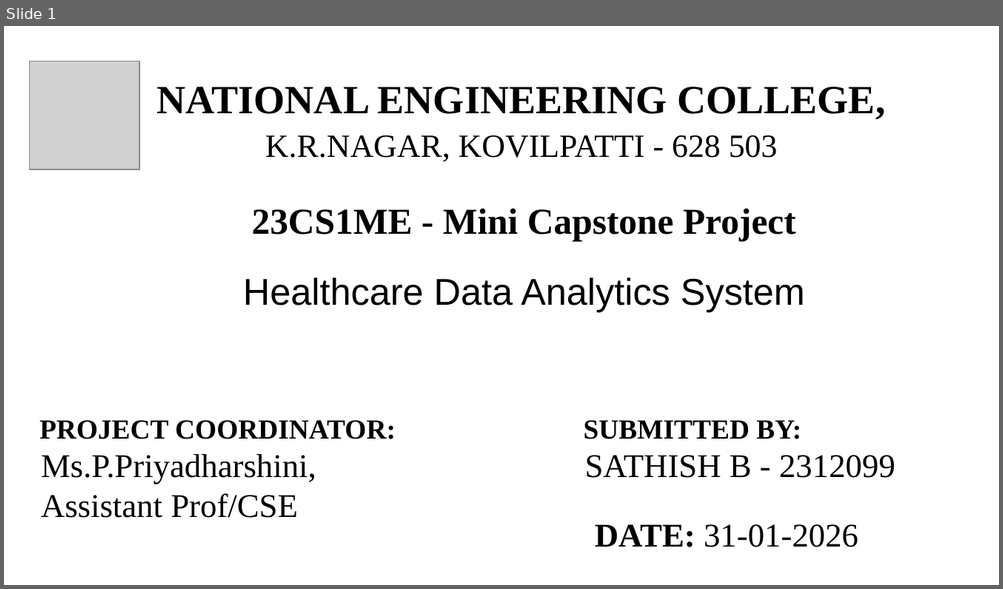
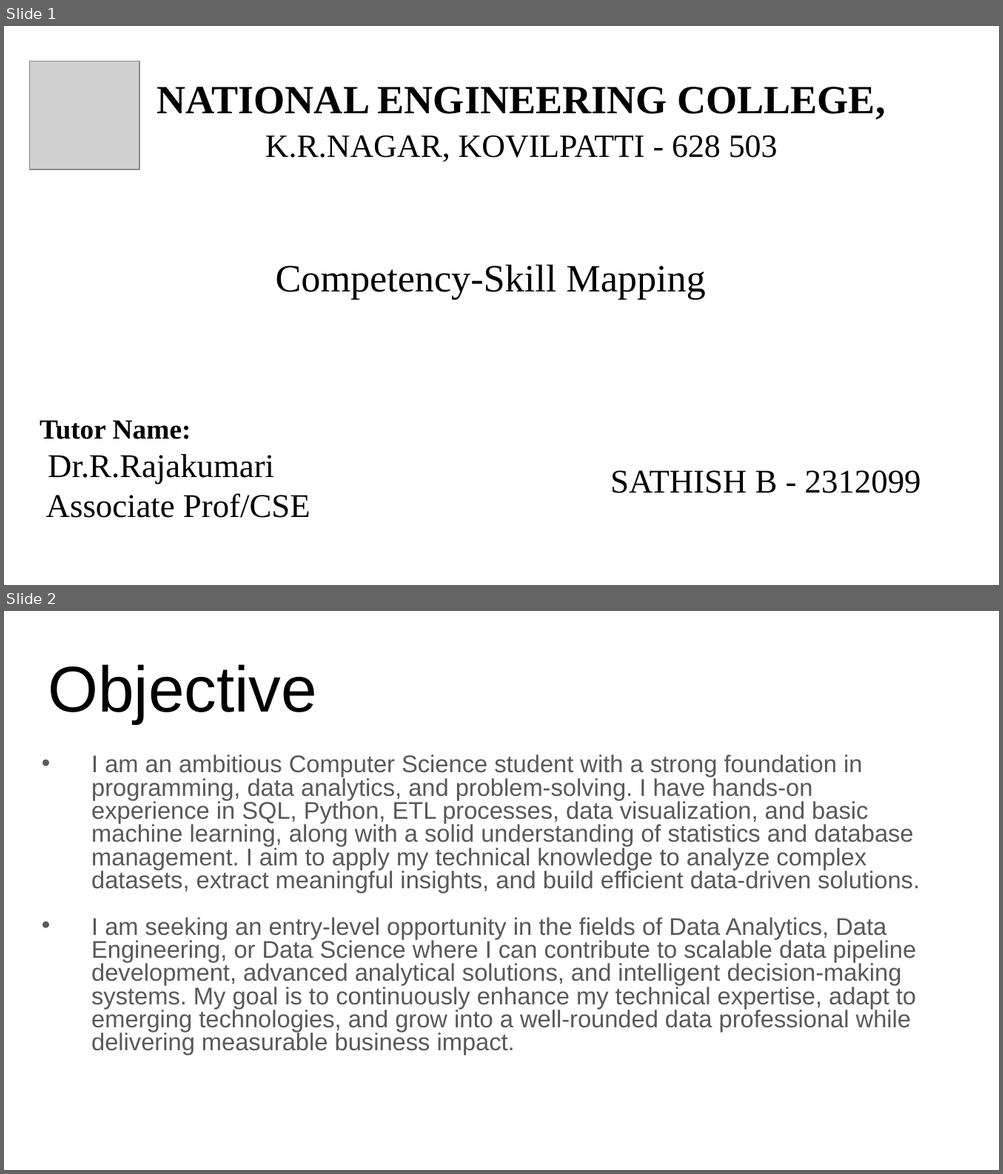
Before and after one commit to Sathish-2399/Healthcare_Data_Analytics_System, a slide deck: MCP_Sathish_99_review2.pptx. Shown one above the other, each under a label of ours: slide 1 before the commit, slides 1 and 2 after it. The pictures are 1003x589 and 1003x1174 pixels, drawn with LibreOffice and Linux fonts; fonts in the diff are those of the drawing; grey boxes stand for pictures. Boxes give left, top, right and bottom in pixels: in the first picture for what was removed or moved away, otherwise in the second. Text is boxed around its words. In the diff, an @@ line names an element or a change of style, - is before the commit and + after.

```diff
--- a/MCP_Sathish_99_review2.pptx
+++ b/MCP_Sathish_99_review2.pptx
@@ slide 2 added at bbox=[4, 611, 999, 1170], background #FFFFFF @@
@@ title added at bbox=[48, 664, 317, 723], 46.8 pt, text #000000 @@
+Objective
@@ subtitle added at bbox=[91, 755, 919, 1055], 17.5 pt, text #595959 @@
+• I am an ambitious Computer Science student with a strong foundation in programming, data analytics, and problem-solving. I have hands-on experience in SQL, Python, ETL processes, data visualization, and basic machine learning, along with a solid understanding of statistics and database management. I aim to apply my technical knowledge to analyze complex datasets, extract meaningful insights, and build efficient data-driven solutions.
+• I am seeking an entry-level opportunity in the fields of Data Analytics, Data Engineering, or Data Science where I can contribute to scalable data pipeline development, advanced analytical solutions, and intelligent decision-making systems. My goal is to continuously enhance my technical expertise, adapt to emerging technologies, and grow into a well-rounded data professional while delivering measurable business impact.
@@ slide 1 changed as well @@
@@ text removed at bbox=[243, 208, 805, 312] @@
-23CS1ME - Mini Capstone Project
-Healthcare Data Analytics System
@@ text added at bbox=[276, 264, 705, 300], 28 pt, text #000000 @@
+Competency-Skill Mapping
@@ text at bbox=[40, 420, 310, 518]: text changed @@
-PROJECT COORDINATOR:
-Ms.P.Priyadharshini, Assistant Prof/CSE
+Tutor Name:
+Dr.R.Rajakumari
+Associate Prof/CSE
@@ text at bbox=[583, 420, 801, 440]: paragraph removed @@
-SUBMITTED BY:
@@ text "SATHISH B - 2312099": place and size @@
-text "SATHISH B - 2312099" at bbox=[583, 420, 895, 478]
+text "SATHISH B - 2312099" at bbox=[610, 471, 921, 494]
@@ text removed at bbox=[595, 525, 858, 548] @@
-DATE: 31-01-2026
```
Also in this commit, not shown: 1 other slide added, 11 slides removed, 7 other files.
